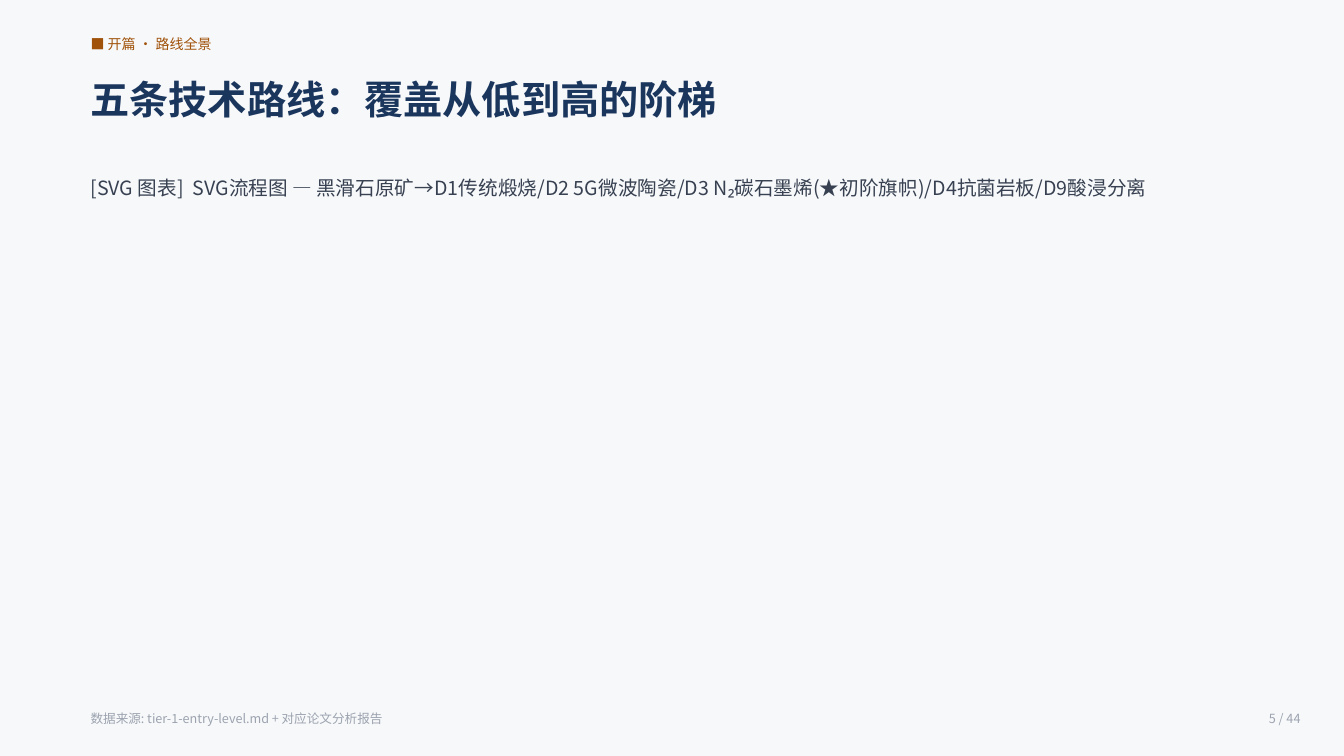
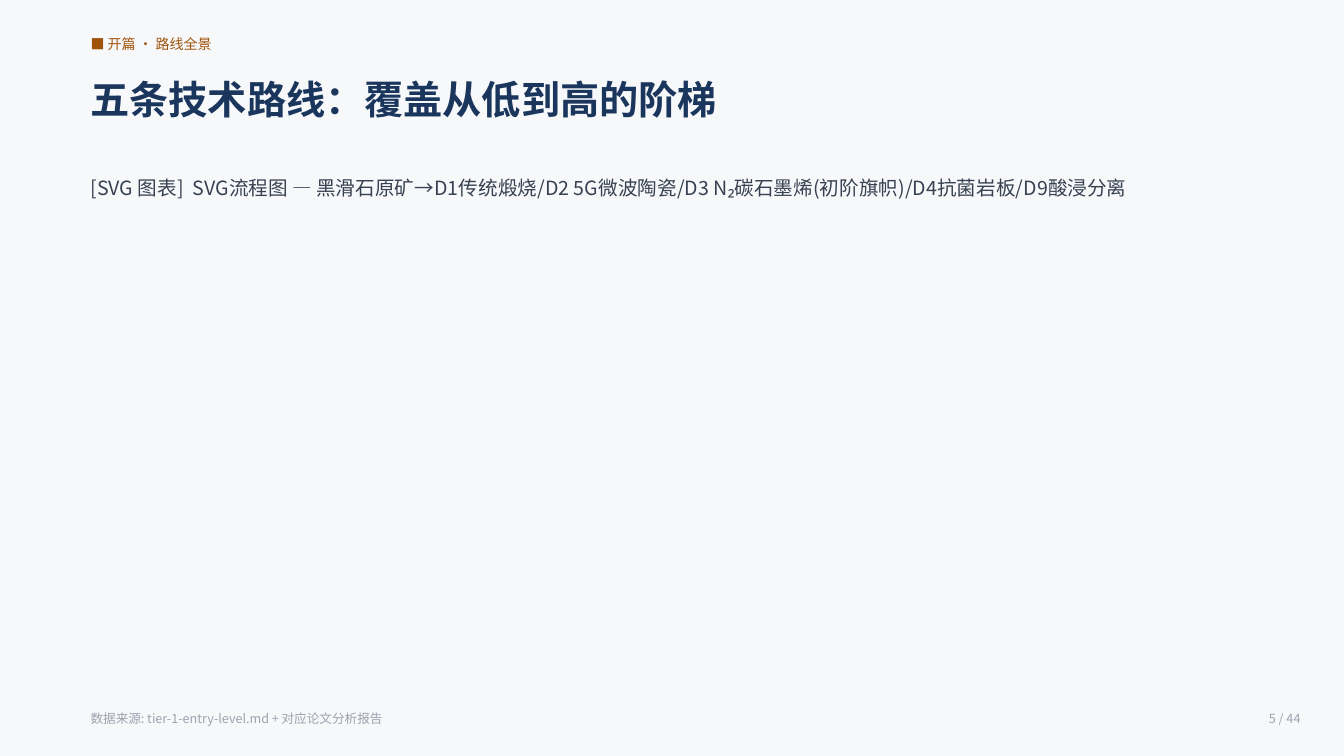
Before and after one commit to xy114/talc-analysis-system, a slide deck: slide 5 of presentation/advisor-presentation.pptx. Drawn at 1344x756 pixels with LibreOffice and Linux fonts; fonts in the diff are those of the drawing. Boxes give left, top, right and bottom in pixels: in the first picture for what was removed or moved away, otherwise in the second. Text is boxed around its words. In the diff, an @@ line names an element or a change of style, - is before the commit and + after.

Commit message:
fix: code review — remove ★ emoji from pptx, regenerate

```diff
--- a/presentation/advisor-presentation.pptx
+++ b/presentation/advisor-presentation.pptx
@@ text at [91,178,1127,199]: text changed @@
-[SVG 图表] SVG流程图 — 黑滑石原矿→D1传统煅烧/D2 5G微波陶瓷/D3 N₂碳石墨烯(★初阶旗帜)/D4抗菌岩板/D9酸浸分离
+[SVG 图表] SVG流程图 — 黑滑石原矿→D1传统煅烧/D2 5G微波陶瓷/D3 N₂碳石墨烯(初阶旗帜)/D4抗菌岩板/D9酸浸分离
```
Also in this commit, not shown: 1 other file.
